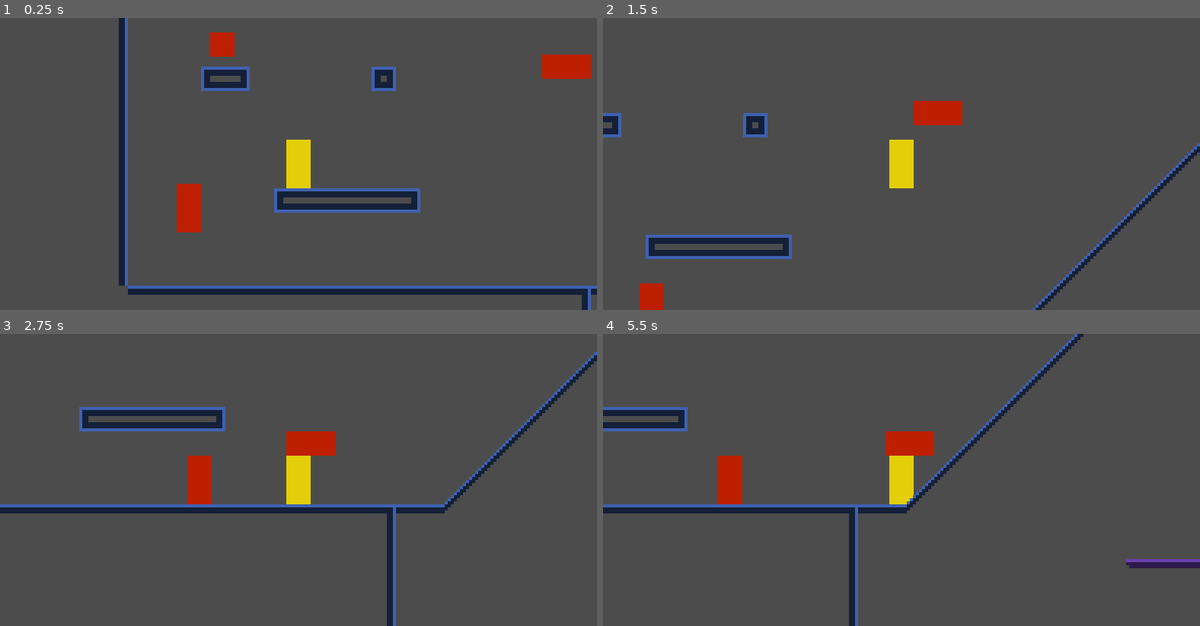
Above: before the commit, frames 1-4 (two rows, left to right).
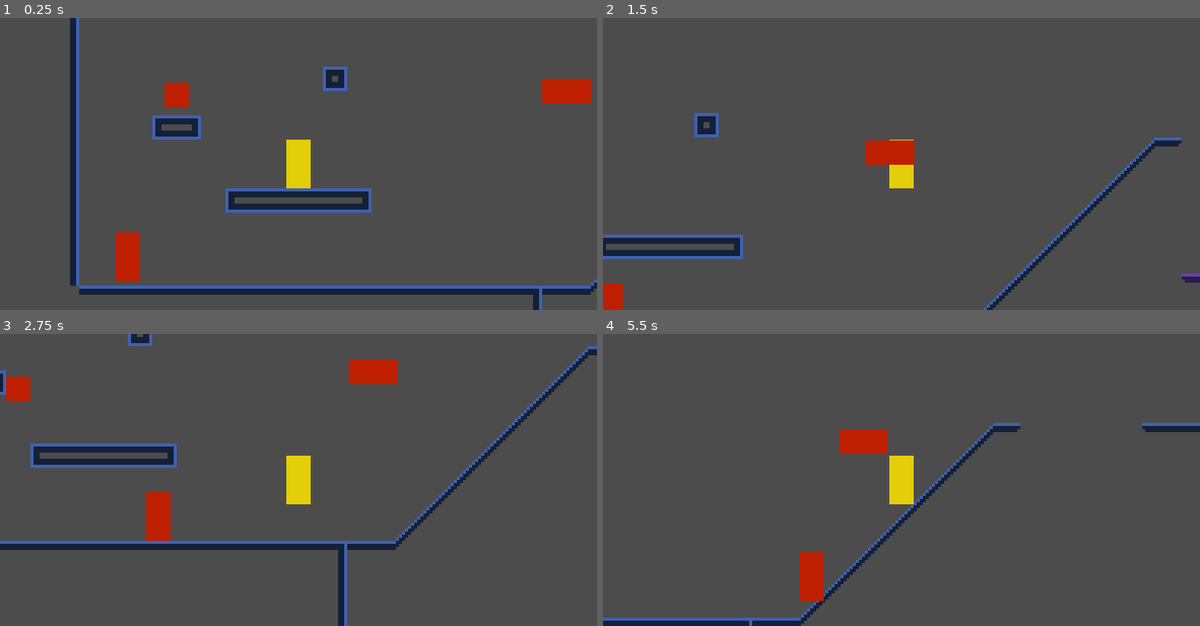
Above: after the commit, the same moments.

Repository: ChaosWitchNikol/this-unnamed-sci-fi-metroidvania
Game: Godot game, scene res://Main.tscn
Two runs of this game, one before a commit and one after it. Both use one fixed random seed, a clock stepped at 60 frames per second and the inputs below.
Inputs:
- Up to frame 1 (0.25 s): no input
- Up to frame 2 (1.5 s): hold Right (ui_right) from 0.53 s (still down); tap Space (ui_select) at 0.77 s
- Up to frame 3 (2.75 s): tap Space (ui_select) at 1.52 s; release Right (ui_right) at 2.03 s; hold Left (ui_left) from 2.03 s (still down)
- Up to frame 4 (5.5 s): release Left (ui_left) at 2.78 s; hold Right (ui_right) 2.78-4.28 s; tap Space (ui_select) at 3.02, 3.77, 4.52 s; hold Left (ui_left) 4.28-5.03 s; hold Right (ui_right) from 5.03 s (still down)

The runs differ from the first frame. In frame 1, 9.4% of the frame differs, in the area x 11-100%, y 0-100%; in frame 2, 6.0%; in frame 3, 13%, in the area x 0-100%, y 0-100%; in frame 4, 9.3%.

Commit message:
flying enemy movement

Diff:
--- a/src/Main.tscn
+++ b/src/Main.tscn
@@ -5,14 +5,14 @@
 [ext_resource path="res://@EditorTools/scenes/MovingPlatformPoint.tscn" type="PackedScene" id=3]
 [ext_resource path="res://assests/tilesets/base.tileset.tres" type="TileSet" id=4]
 [ext_resource path="res://scenes/EnemyWalking.tscn" type="PackedScene" id=5]
-[ext_resource path="res://scenes/EnemyFlying.tscn" type="PackedScene" id=6]
-[ext_resource path="res://scenes/EnemyCrawling.tscn" type="PackedScene" id=7]
+[ext_resource path="res://scenes/EnemyCrawling.new.tscn" type="PackedScene" id=6]
+[ext_resource path="res://scenes/EnemyFlying.tscn" type="PackedScene" id=7]
 
 [node name="Main" type="Node2D"]
 
 [node name="Player" parent="." instance=ExtResource( 1 )]
 editor/display_folded = true
-position = Vector2( 160, 176 )
+position = Vector2( 176, 176 )
 ALLOWED_JUMPS = 2
 NEXT_JUMP_DELAY = 200
 
@@ -53,17 +53,16 @@
 cell_size = Vector2( 8, 8 )
 cell_quadrant_size = 2
 format = 1
-tile_data = PoolIntArray( -327608, 5, 0, -327607, 5, 0, -327 …(1436 unchanged characters)… , 0, 1114190, 3, 0, 1179660, 7, 0, 1179664, 23, 0, 1179665, 21, 0, 1179671, 22, 0, 1179726, 3, 0, 1245196, 7, 0, 1245225, 29, 0, 1245226, 14, 0, 1245232, 13, 0, 1245233, 25, 0, 1245234, 25, 0, 1245235, 26, 0, 1245262, 3, 0, 1310732, 7, 0, 1310760, 29, 0, 1310772, 26, 0, 131 …(1848 unchanged characters)…
+tile_data = PoolIntArray( -327608, 5, 0, -327607, 5, 0, -327 …(1436 unchanged characters)… , 0, 1114190, 3, 0, 1179660, 7, 0, 1179671, 22, 0, 1179726, 3, 0, 1245196, 7, 0, 1245225, 29, 0, 1245226, 14, 0, 1245232, 13, 0, 1245233, 25, 0, 1245234, 25, 0, 1245235, 26, 0, 1245262, 3, 0, 1310732, 7, 0, 1310736, 23, 0, 1310737, 21, 0, 1310760, 29, 0, 1310772, 26, 0, 131 …(1848 unchanged characters)…
 
 [node name="enemies" type="Node" parent="."]
 
 [node name="EnemyWalking" parent="enemies" instance=ExtResource( 5 )]
-position = Vector2( 124, 184 )
+position = Vector2( 120, 200 )
 
-[node name="EnemyFlying" parent="enemies" instance=ExtResource( 6 )]
-position = Vector2( 248, 144 )
+[node name="EnemyCrawling" parent="enemies" instance=ExtResource( 6 )]
+position = Vector2( 136, 152 )
+MASS = 1.0
 
-[node name="EnemyCrawling" parent="enemies" instance=ExtResource( 7 )]
-position = Vector2( 136, 136 )
-MOVEMENT_SPEED = 4
-facing = -1
+[node name="EnemyFlying" parent="enemies" instance=ExtResource( 7 )]
+position = Vector2( 264, 152 )
--- /dev/null
+++ b/src/assests/collisions/bodies/EnemyCrawling.new.body.tres
@@ -0,0 +1,4 @@
+[gd_resource type="RectangleShape2D" format=2]
+
+[resource]
+extents = Vector2( 4, 4 )
--- /dev/null
+++ b/src/assests/collisions/views/EnemyCrawling.new.view.tres
@@ -0,0 +1,3 @@
+[gd_resource type="CircleShape2D" format=2]
+
+[resource]
--- /dev/null
+++ b/src/scenes/EnemyCrawling.new.tscn
@@ -0,0 +1,29 @@
+[gd_scene load_steps=6 format=2]
+
+[ext_resource path="res://scenes/Enemy.tscn" type="PackedScene" id=1]
+[ext_resource path="res://scripts/EnemyCrawling.new.gd" type="Script" id=2]
+[ext_resource path="res://assests/images/enemy-small.png" type="Texture" id=3]
+[ext_resource path="res://assests/collisions/bodies/EnemyCrawling.new.body.tres" type="Shape2D" id=4]
+[ext_resource path="res://assests/collisions/views/EnemyCrawling.new.view.tres" type="Shape2D" id=5]
+
+[node name="EnemyCrawling" index="0" instance=ExtResource( 1 )]
+script = ExtResource( 2 )
+MOVEMENT_SPEED = 5
+
+[node name="Sprite" parent="." index="0"]
+texture = ExtResource( 3 )
+
+[node name="Body" parent="." index="1"]
+shape = ExtResource( 4 )
+
+[node name="ViewAreaShape" parent="ViewArea" index="0"]
+shape = ExtResource( 5 )
+
+[node name="GroundRay" type="RayCast2D" parent="." index="5"]
+position = Vector2( 5, 0 )
+enabled = true
+cast_to = Vector2( 0, 10 )
+
+[node name="FrontRay" type="RayCast2D" parent="." index="6"]
+enabled = true
+cast_to = Vector2( 5, 0 )
--- a/src/scenes/EnemyCrawling.tscn
+++ b/src/scenes/EnemyCrawling.tscn
@@ -8,7 +8,7 @@
 [sub_resource type="RectangleShape2D" id=1]
 extents = Vector2( 4, 4 )
 
-[node name="EnemyCrawling" index="0" instance=ExtResource( 1 )]
+[node name="EnemyCrawling" instance=ExtResource( 1 )]
 script = ExtResource( 2 )
 
 [node name="Sprite" parent="." index="0"]
--- a/src/scenes/EnemyFlying.tscn
+++ b/src/scenes/EnemyFlying.tscn
@@ -6,7 +6,9 @@
 [ext_resource path="res://assests/collisions/bodies/EnemyFlying.body.tres" type="Shape2D" id=4]
 [ext_resource path="res://assests/collisions/views/EnemyFlying.view.tres" type="Shape2D" id=5]
 
-[node name="EnemyFlying" instance=ExtResource( 1 )]
+[node name="EnemyFlying" index="0" instance=ExtResource( 1 )]
+collision_layer = 0
+collision_mask = 0
 script = ExtResource( 2 )
 view_distance = 64.0
 
@@ -16,9 +18,9 @@
 [node name="Body" parent="." index="1"]
 rotation = 1.5708
 shape = ExtResource( 4 )
-
-[node name="ViewArea" parent="." index="3"]
-editor/display_folded = true
+disabled = true
 
 [node name="ViewAreaShape" parent="ViewArea" index="0"]
 shape = ExtResource( 5 )
+
+[node name="ViewRay" type="RayCast2D" parent="." index="5"]
--- a/src/scenes/EnemyWalking.tscn
+++ b/src/scenes/EnemyWalking.tscn
@@ -5,19 +5,8 @@
 [ext_resource path="res://assests/collisions/bodies/EnemyWalking.body.tres" type="Shape2D" id=3]
 [ext_resource path="res://assests/collisions/views/EnemyWalking.view.tres" type="Shape2D" id=4]
 
-[node name="EnemyWalking" instance=ExtResource( 1 )]
+[node name="EnemyWalking" index="0" instance=ExtResource( 1 )]
 script = ExtResource( 2 )
-passive = false
-view_distance = 8.0
-view_angle = 120.0
-attack_range = 1.0
-attack_delay = 0.01
-apply_gravity = true
-gravity_vector = Vector2( 0, 1 )
-GRAVITY = 9.8
-MASS = 20.0
-MOVEMENT_SPEED = 30
-facing = 1
 
 [node name="Body" parent="." index="1"]
 shape = ExtResource( 3 )
--- a/src/scripts/Enemy.gd
+++ b/src/scripts/Enemy.gd
@@ -17,8 +17,9 @@
 ################################
 #	Life variables
 export var passive : bool = false
-export var view_distance : float = 8.0
-export var view_angle : float = 120.0
+export var view_distance : float = 8.0 setget set_view_distance
+export var view_angle : float = 120.0 setget set_view_angle
+var view_half_angle : float = view_angle / 2.0
 export var attack_range : float = 1.0
 export(float, 0.01, 10) var attack_delay : float = 0.01
 
@@ -51,6 +52,7 @@
 	ViewArea.connect("area_entered", self, "_on_ViewArea_entered")
 
 func _physics_process(delta : float) -> void:
+	pre_process(delta)
 	process_movement(delta)
 	process_gravity(delta)
 
@@ -65,6 +67,9 @@
 	linear_velocity += gravity_vector * GRAVITY * MASS * delta
 
 func process_movement(delta : float) -> void:
+	pass
+
+func pre_process(delta : float) -> void:
 	pass
 
 #	life
@@ -87,6 +92,12 @@
 func set_player_to_follow(value : Player) -> void:
 	player_to_follow = value
 
+func set_view_distance(value : float = 8.0) -> void:
+	view_distance = value
+
+func set_view_angle(value : float = 120.0) -> void:
+	view_angle = value
+	view_half_angle = value / 2.0
 
 ################################
 #	Signals
--- /dev/null
+++ b/src/scripts/EnemyCrawling.new.gd
@@ -0,0 +1,26 @@
+extends Enemy
+
+
+var forward_vector : Vector2 = Vector2(1, 0)
+
+var has_touched_ground : bool = false
+
+
+## @Override
+func _physics_process(delta: float) -> void:
+	if not has_touched_ground and is_on_floor():
+		has_touched_ground = true
+	._physics_process(delta)
+
+
+## @Override
+func process_movement(delta : float) -> void:
+	if is_on_floor() :
+		linear_velocity = forward_vector * MOVEMENT_SPEED
+	else:
+		if has_touched_ground:
+			print("not on ground")
+			linear_velocity.x = 0
+			rotation_degrees = 90
+			gravity_vector = Vector2(-1, 0)
+			forward_vector = Vector2(0, 1)
--- a/src/scripts/EnemyFlying.gd
+++ b/src/scripts/EnemyFlying.gd
@@ -13,3 +13,27 @@
 func _ready() -> void:
 	apply_gravity = false
 	print(nav_points)
+
+
+################################
+#	Custom functions
+#	processors
+##	@Override
+func process_movement(delta : float) -> void:
+	if player_to_follow:
+		linear_velocity = (player_to_follow.position - position).normalized() * MOVEMENT_SPEED
+
+################################
+#	Setters
+##	@Override
+func set_view_ditance(value : float = 8.0) -> void:
+	.set_view_distance(value)
+	$ViewRay.cast_to.y = value
+
+##	@Override
+func set_player_to_follow(value : Player) -> void:
+	if not player_to_follow:
+		var ray_angle : float = round(rad2deg($ViewRay.cast_to.angle()))
+		var player_angle : float = round(rad2deg(value.position.angle()))
+		if player_angle in range(ray_angle - view_half_angle, ray_angle + view_half_angle):
+			player_to_follow = value
--- a/src/scripts/EnemyWalking.gd
+++ b/src/scripts/EnemyWalking.gd
@@ -20,6 +20,7 @@
 		linear_velocity.x = MOVEMENT_SPEED * facing
 
 #	life
+##	@Override
 func flip_facing() -> void:
 	.flip_facing()
 	FeelGround.position.x = abs(FeelGround.position.x) * facing
